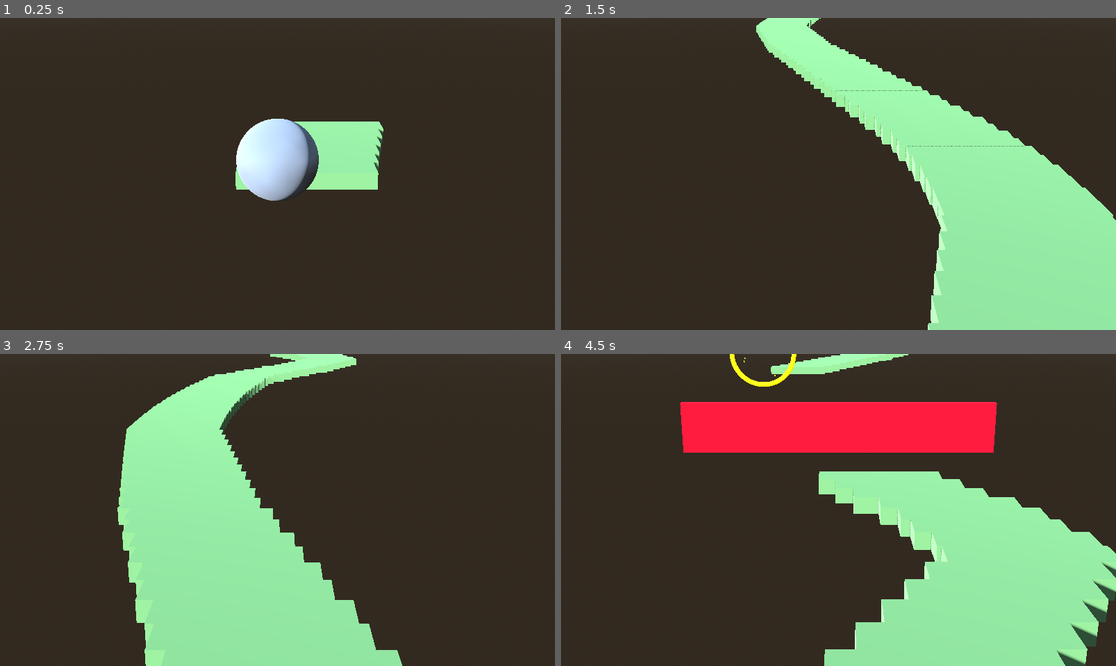
Above: before the commit, frames 1-4 (two rows, left to right).
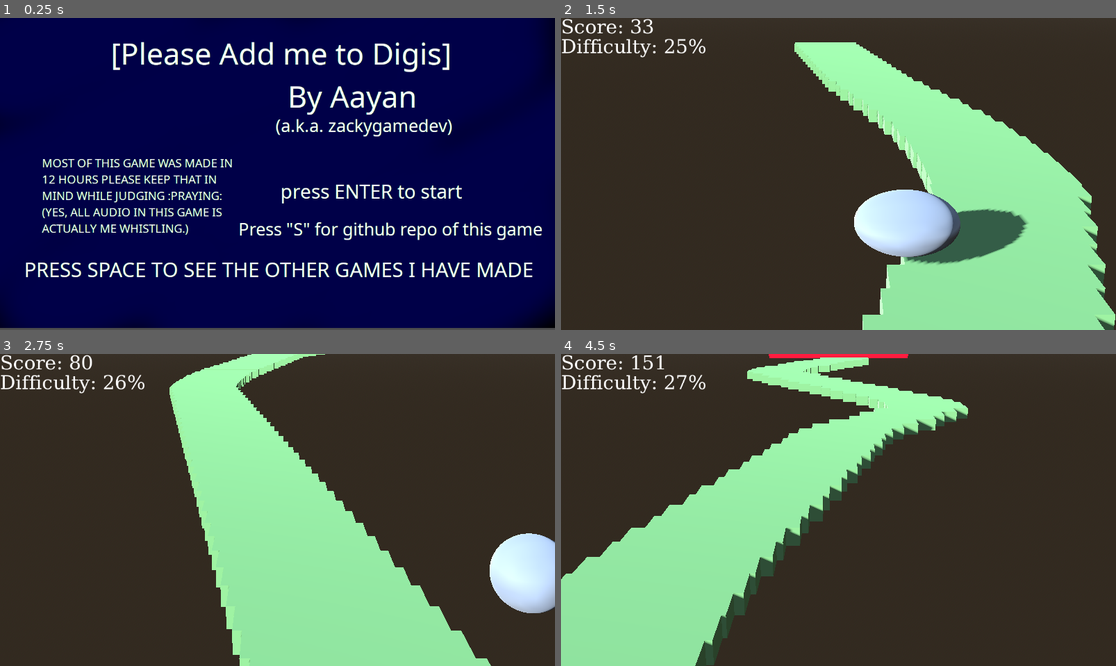
Above: after the commit, the same moments.

Repository: ZackyGameDev/iWannaBeInDigisPLEASE
Game: Godot game, scene res://rooms/title.tscn
Same seed, same stepped clock (60 frames per second), same inputs: the game is played once before the commit and once after it. Before the commit the project starts from res://rooms/level.tscn. Sound files missing from this copy of the repository are replaced by a short silence.
Inputs:
- Up to frame 1 (0.25 s): no input
- Up to frame 2 (1.5 s): tap Enter (enter, bound only after the commit) at 0.5, 0.6 s; hold Right (ui_right) 0.53-1.28 s; tap Space (ui_accept) at 0.77, 1.07 s; tap S (open_with_s, bound only after the commit) at 0.8, 1.35 s; hold Down (ui_down) from 1.28 s (still down)
- Up to frame 3 (2.75 s): tap Space (ui_accept) at 1.52, 1.55, 1.82, 2.1 s; release Down (ui_down) at 2.03 s; hold Right (ui_right) from 2.03 s (still down); tap Enter (enter, bound only after the commit) at 2.3 s
- Up to frame 4 (4.5 s): release Right (ui_right) at 2.78 s; hold Up (ui_up) 2.78-3.53 s; tap Enter (enter, bound only after the commit) at 2.85, 4.35 s; tap Space (ui_accept) at 3.02, 3.32, 3.77, 3.8, 4.07 s; tap S (open_with_s, bound only after the commit) at 3.05, 3.6 s; hold Left (ui_left) from 3.53 s (still down)

The runs differ from the first frame. In frame 1, 100% of the frame differs, in the area x 0-100%, y 0-100%; in frame 2, 13%; in frame 3, 28%; in frame 4, 54%.

Commit message:
its over i think maybe finally

Diff:
--- a/objects/ring.tscn
+++ b/objects/ring.tscn
@@ -1,6 +1,7 @@
-[gd_scene load_steps=11 format=3 uid="uid://bns7s72w87pmv"]
+[gd_scene load_steps=13 format=3 uid="uid://bns7s72w87pmv"]
 
 [ext_resource type="Script" uid="uid://dydfw3bpn7dsb" path="res://scripts/ring.gd" id="1_w5hb6"]
+[ext_resource type="AudioStream" uid="uid://dexeg4lhmmccl" path="res://ring.wav" id="2_ogjf3"]
 
 [sub_resource type="TorusMesh" id="TorusMesh_w5hb6"]
 inner_radius = 3.0
@@ -58,6 +59,9 @@
 material = SubResource("StandardMaterial3D_mdp2e")
 size = Vector3(0.2, 0.2, 0.1)
 
+[sub_resource type="Theme" id="Theme_w5hb6"]
+default_font_size = 75
+
 [node name="ring" type="Area3D"]
 script = ExtResource("1_w5hb6")
 
@@ -87,4 +91,16 @@
 process_material = SubResource("ParticleProcessMaterial_ogjf3")
 draw_pass_1 = SubResource("PrismMesh_ogjf3")
 
+[node name="text" type="RichTextLabel" parent="."]
+offset_top = -128.0
+offset_right = 1152.0
+offset_bottom = 520.0
+theme = SubResource("Theme_w5hb6")
+theme_override_colors/default_color = Color(0.988235, 1, 0.278431, 1)
+horizontal_alignment = 1
+vertical_alignment = 1
+
+[node name="collectsound" type="AudioStreamPlayer3D" parent="."]
+stream = ExtResource("2_ogjf3")
+
 [connection signal="body_entered" from="." to="." method="_on_body_entered"]
--- a/project.godot
+++ b/project.godot
@@ -11,9 +11,28 @@
 [application]
 
 config/name="IwannabeinDigisPLEASE"
-run/main_scene="uid://6o4cvj6c04bo"
+run/main_scene="uid://dvxwyl7lkeu35"
 config/features=PackedStringArray("4.4", "GL Compatibility")
 config/icon="res://icon.svg"
+
+[input]
+
+ui_accept={
+"deadzone": 0.5,
+"events": [Object(InputEventKey,"resource_local_to_scene":false,"resource_name":"","device":0,"window_id":0,"alt_pressed":false,"shift_pressed":false,"ctrl_pressed":false,"meta_pressed":false,"pressed":false,"keycode":32,"physical_keycode":0,"key_label":0,"unicode":32,"location":0,"echo":false,"script":null)
+]
+}
+open_with_s={
+"deadzone": 0.2,
+"events": [Object(InputEventKey,"resource_local_to_scene":false,"resource_name":"","device":0,"window_id":0,"alt_pressed":false,"shift_pressed":false,"ctrl_pressed":false,"meta_pressed":false,"pressed":false,"keycode":0,"physical_keycode":83,"key_label":0,"unicode":0,"location":0,"echo":false,"script":null)
+]
+}
+enter={
+"deadzone": 0.2,
+"events": [Object(InputEventKey,"resource_local_to_scene":false,"resource_name":"","device":-1,"window_id":0,"alt_pressed":false,"shift_pressed":false,"ctrl_pressed":false,"meta_pressed":false,"pressed":false,"keycode":0,"physical_keycode":4194309,"key_label":0,"unicode":0,"location":0,"echo":false,"script":null)
+, Object(InputEventKey,"resource_local_to_scene":false,"resource_name":"","device":0,"window_id":0,"alt_pressed":false,"shift_pressed":false,"ctrl_pressed":false,"meta_pressed":false,"pressed":false,"keycode":0,"physical_keycode":4194310,"key_label":0,"unicode":0,"location":0,"echo":false,"script":null)
+]
+}
 
 [rendering]
 
--- /dev/null
+++ b/rooms/controls.gd
@@ -0,0 +1,5 @@
+extends Node3D
+
+func _process(delta):
+	if Input.is_action_just_pressed("enter"):
+		get_tree().change_scene_to_file("res://rooms/level.tscn")
--- /dev/null
+++ b/rooms/controls.tscn
@@ -0,0 +1,22 @@
+[gd_scene load_steps=4 format=3 uid="uid://7ctkpbvluda1"]
+
+[ext_resource type="Script" uid="uid://di0ygdo5c1dia" path="res://rooms/controls.gd" id="1_fxs52"]
+[ext_resource type="Texture2D" uid="uid://cjwhf6uijbsi3" path="res://controls.png" id="2_16wws"]
+
+[sub_resource type="Theme" id="Theme_4nd33"]
+default_font_size = 55
+
+[node name="controls" type="Node3D"]
+script = ExtResource("1_fxs52")
+
+[node name="Controls" type="Sprite2D" parent="."]
+position = Vector2(576, 328)
+texture = ExtResource("2_16wws")
+
+[node name="RichTextLabel" type="RichTextLabel" parent="."]
+offset_left = 736.0
+offset_top = 552.0
+offset_right = 1360.0
+offset_bottom = 824.0
+theme = SubResource("Theme_4nd33")
+text = "Press ENTER"
--- a/rooms/level.tscn
+++ b/rooms/level.tscn
@@ -1,13 +1,93 @@
-[gd_scene load_steps=10 format=3 uid="uid://6o4cvj6c04bo"]
+[gd_scene load_steps=14 format=3 uid="uid://6o4cvj6c04bo"]
 
 [ext_resource type="PackedScene" uid="uid://cb812vmq8ibn1" path="res://scene/player.tscn" id="1_4ve75"]
 [ext_resource type="Shape3D" uid="uid://begxx5rv4gkgl" path="res://mesh/floor.tres" id="2_hx7to"]
 [ext_resource type="Script" uid="uid://dvyusg2f24c1t" path="res://rooms/world.gd" id="3_dg3qb"]
 [ext_resource type="PackedScene" uid="uid://dnbarwxw3siyp" path="res://scene/generator.tscn" id="3_tibj6"]
 [ext_resource type="PackedScene" uid="uid://bgfkfn62rfwdk" path="res://objects/floor.tscn" id="4_tibj6"]
+[ext_resource type="AudioStream" uid="uid://cw54unloexnxf" path="res://titlefinal.wav" id="6_x0uc3"]
 
 [sub_resource type="BoxMesh" id="BoxMesh_4ve75"]
 size = Vector3(25, 50, 200)
+
+[sub_resource type="FontFile" id="FontFile_dg3qb"]
+cache/0/16/0/ascent = 0.0
+cache/0/16/0/descent = 0.0
+cache/0/16/0/underline_position = 0.0
+cache/0/16/0/underline_thickness = 0.0
+cache/0/16/0/scale = 1.0
+cache/0/30/0/ascent = 0.0
+cache/0/30/0/descent = 0.0
+cache/0/30/0/underline_position = 0.0
+cache/0/30/0/underline_thickness = 0.0
+cache/0/30/0/scale = 1.0
+cache/0/85/0/ascent = 0.0
+cache/0/85/0/descent = 0.0
+cache/0/85/0/underline_position = 0.0
+cache/0/85/0/underline_thickness = 0.0
+cache/0/85/0/scale = 1.0
+cache/0/215/0/ascent = 0.0
+cache/0/215/0/descent = 0.0
+cache/0/215/0/underline_position = 0.0
+cache/0/215/0/underline_thickness = 0.0
+cache/0/215/0/scale = 1.0
+cache/0/495/0/ascent = 0.0
+cache/0/495/0/descent = 0.0
+cache/0/495/0/underline_position = 0.0
+cache/0/495/0/underline_thickness = 0.0
+cache/0/495/0/scale = 1.0
+cache/0/485/0/ascent = 0.0
+cache/0/485/0/descent = 0.0
+cache/0/485/0/underline_position = 0.0
+cache/0/485/0/underline_thickness = 0.0
+cache/0/485/0/scale = 1.0
+cache/0/340/0/ascent = 0.0
+cache/0/340/0/descent = 0.0
+cache/0/340/0/underline_position = 0.0
+cache/0/340/0/underline_thickness = 0.0
+cache/0/340/0/scale = 1.0
+cache/0/140/0/ascent = 0.0
+cache/0/140/0/descent = 0.0
+cache/0/140/0/underline_position = 0.0
+cache/0/140/0/underline_thickness = 0.0
+cache/0/140/0/scale = 1.0
+cache/0/90/0/ascent = 0.0
+cache/0/90/0/descent = 0.0
+cache/0/90/0/underline_position = 0.0
+cache/0/90/0/underline_thickness = 0.0
+cache/0/90/0/scale = 1.0
+cache/0/45/0/ascent = 0.0
+cache/0/45/0/descent = 0.0
+cache/0/45/0/underline_position = 0.0
+cache/0/45/0/underline_thickness = 0.0
+cache/0/45/0/scale = 1.0
+cache/0/40/0/ascent = 0.0
+cache/0/40/0/descent = 0.0
+cache/0/40/0/underline_position = 0.0
+cache/0/40/0/underline_thickness = 0.0
+cache/0/40/0/scale = 1.0
+cache/0/35/0/ascent = 0.0
+cache/0/35/0/descent = 0.0
+cache/0/35/0/underline_position = 0.0
+cache/0/35/0/underline_thickness = 0.0
+cache/0/35/0/scale = 1.0
+cache/0/65/0/ascent = 0.0
+cache/0/65/0/descent = 0.0
+cache/0/65/0/underline_position = 0.0
+cache/0/65/0/underline_thickness = 0.0
+cache/0/65/0/scale = 1.0
+cache/0/80/0/ascent = 0.0
+cache/0/80/0/descent = 0.0
+cache/0/80/0/underline_position = 0.0
+cache/0/80/0/underline_thickness = 0.0
+cache/0/80/0/scale = 1.0
+
+[sub_resource type="Theme" id="Theme_x0uc3"]
+default_font = SubResource("FontFile_dg3qb")
+default_font_size = 40
+
+[sub_resource type="Theme" id="Theme_ar4t0"]
+default_font_size = 80
 
 [sub_resource type="ProceduralSkyMaterial" id="ProceduralSkyMaterial_dg3qb"]
 
@@ -25,7 +105,7 @@
 fov = 25.0
 
 [node name="ball" parent="." instance=ExtResource("1_4ve75")]
-transform = Transform3D(0.8, 0, 0, 0, 0.8, 0, 0, 0, 0.8, 0, 6.86941, 7.90832)
+transform = Transform3D(0.8, 0, 0, 0, 0.8, 0, 0, 0, 0.8, 0, 4.34647, 7.90832)
 
 [node name="DirectionalLight3D" type="DirectionalLight3D" parent="."]
 transform = Transform3D(0.427199, -0.592908, -0.682614, 0.903699, 0.255956, 0.343241, -0.0287914, -0.763509, 0.645155, -1.09841, 18.547, 0)
@@ -48,10 +128,26 @@
 script = ExtResource("3_dg3qb")
 
 [node name="generator" parent="world" instance=ExtResource("3_tibj6")]
-transform = Transform3D(0.64, 0, 0, 0, 0.64, 0, 0, 0, 0.64, 0, 3.05493, -42.0965)
+transform = Transform3D(0.64, 0, 0, 0, 0.64, 0, 0, 0, 0.64, 0, 2.5, -42.097)
 
 [node name="floor" parent="world" instance=ExtResource("4_tibj6")]
-transform = Transform3D(1, 0, 0, 0, 1, 0, 0, 0, 1, 0, 0, 79.153)
+transform = Transform3D(1, 0, 0, 0, 1, 0, 0, 0, 1, 0, 0, 82.8603)
+
+[node name="scoreboard" type="RichTextLabel" parent="world"]
+offset_right = 313.0
+offset_bottom = 150.0
+theme = SubResource("Theme_x0uc3")
+text = "Score:"
+
+[node name="gameovertext" type="RichTextLabel" parent="world"]
+offset_right = 1152.0
+offset_bottom = 648.0
+theme = SubResource("Theme_ar4t0")
+horizontal_alignment = 1
+vertical_alignment = 1
+
+[node name="bgm" type="AudioStreamPlayer2D" parent="world"]
+stream = ExtResource("6_x0uc3")
 
 [node name="OmniLight3D" type="OmniLight3D" parent="."]
 transform = Transform3D(1, 0, 0, 0, 1, 0, 0, 0, 1, 0, 18.4857, 0)
--- /dev/null
+++ b/rooms/title.gd
@@ -0,0 +1,9 @@
+extends Node3D
+
+func _process(delta):
+	if Input.is_action_just_pressed("ui_accept"): # usually space/enter
+		OS.shell_open("https://zackygamedev.itch.io")
+	if Input.is_action_just_pressed("open_with_s"):
+		OS.shell_open("https://github.com/ZackyGameDev/iWannaBeInDigisPLEASE")
+	if Input.is_action_just_pressed("enter"):
+		get_tree().change_scene_to_file("res://rooms/controls.tscn")
--- /dev/null
+++ b/rooms/title.tscn
@@ -0,0 +1,16 @@
+[gd_scene load_steps=4 format=3 uid="uid://dvxwyl7lkeu35"]
+
+[ext_resource type="Texture2D" uid="uid://1e2jftn2kwa6" path="res://title.png" id="1_bnmwx"]
+[ext_resource type="Script" uid="uid://bkb2r0p5ex3g5" path="res://rooms/title.gd" id="1_oklq0"]
+[ext_resource type="AudioStream" uid="uid://cw76akwrnivih" path="res://tension.wav" id="3_sqsk4"]
+
+[node name="Title" type="Node3D"]
+script = ExtResource("1_oklq0")
+
+[node name="Title" type="Sprite2D" parent="."]
+position = Vector2(576, 320)
+texture = ExtResource("1_bnmwx")
+
+[node name="titleaudio" type="AudioStreamPlayer2D" parent="."]
+stream = ExtResource("3_sqsk4")
+autoplay = true
--- a/rooms/world.gd
+++ b/rooms/world.gd
@@ -3,12 +3,30 @@
 var scroll_speed = initial_scroll_speed
 @export var max_scroll_speed = 2
 var player_dash_bonus = 0
+var score = 0
+var gameover = false
+
+func _ready():
+	$bgm.play()
+
+func game_over():
+	$bgm.stop()
+	$gameovertext.text = "Game Over!\n" + "Final Score: " + str(int(score)) + "\n(Press enter)"
+	gameover = true
 
 func _physics_process(delta: float) -> void:
-	scroll_speed += (max_scroll_speed - initial_scroll_speed) / 2000
+	if (gameover):
+		$scoreboard.text = ""
+		if Input.is_action_just_pressed("enter"):
+			get_tree().change_scene_to_file("res://rooms/title.tscn")
+		return
+	scroll_speed += (max_scroll_speed - initial_scroll_speed) / 8000
+	score += scroll_speed + player_dash_bonus
 	if scroll_speed > max_scroll_speed:
 		scroll_speed = max_scroll_speed
 	for child in get_children():
 		#if not child is CharacterBody3D:
 		# dash bonus is set directly by player.gd
-		child.position.z += scroll_speed + player_dash_bonus
+		if child is Node3D:
+			child.position.z += scroll_speed + player_dash_bonus
+	$scoreboard.text = "Score: " + str(int(score)) + "\nDifficulty: " + str(int((scroll_speed/max_scroll_speed)*100)) + "%"
--- a/scene/player.tscn
+++ b/scene/player.tscn
@@ -1,6 +1,10 @@
-[gd_scene load_steps=9 format=3 uid="uid://cb812vmq8ibn1"]
+[gd_scene load_steps=13 format=3 uid="uid://cb812vmq8ibn1"]
 
 [ext_resource type="Script" uid="uid://chudnco4jb34f" path="res://scripts/player.gd" id="1_xo3ru"]
+[ext_resource type="AudioStream" uid="uid://b4px3jfci8oxu" path="res://dash.wav" id="2_ct4mp"]
+[ext_resource type="AudioStream" uid="uid://buepm3h8rs1dj" path="res://jump.wav" id="3_s4jxa"]
+[ext_resource type="AudioStream" uid="uid://bdmp2mhm71ghf" path="res://floor.wav" id="4_oh5ij"]
+[ext_resource type="AudioStream" uid="uid://b8pqb171rwv3s" path="res://over.wav" id="5_s4jxa"]
 
 [sub_resource type="SphereShape3D" id="SphereShape3D_xo3ru"]
 radius = 2.0
@@ -71,3 +75,17 @@
 fixed_fps = 60
 process_material = SubResource("ParticleProcessMaterial_hjaqi")
 draw_pass_1 = SubResource("CylinderMesh_fvtld")
+
+[node name="dash" type="AudioStreamPlayer2D" parent="."]
+stream = ExtResource("2_ct4mp")
+
+[node name="jump" type="AudioStreamPlayer2D" parent="."]
+stream = ExtResource("3_s4jxa")
+
+[node name="floor" type="AudioStreamPlayer2D" parent="."]
+stream = ExtResource("4_oh5ij")
+
+[node name="over" type="AudioStreamPlayer2D" parent="."]
+stream = ExtResource("5_s4jxa")
+
+[connection signal="finished" from="over" to="." method="_on_over_finished"]
--- a/scripts/generator.gd
+++ b/scripts/generator.gd
@@ -13,7 +13,7 @@
 
 # THATS RIGHT BABY ITS TIME TO MAKE A GENERAAAAAAAAAATOR
 @export var x_limit = 9.0
-@export var default_decision_cooldown = 30
+@export var default_decision_cooldown = 40
 var decision_cooldown = 20
 @export var jump_chance = 0.2
 @export var dash_chance_midair = 0.5
--- a/scripts/player.gd
+++ b/scripts/player.gd
@@ -38,6 +38,13 @@
 	return dash_stamina < dash_time*5/6
 
 func _physics_process(delta) -> void:
+
+	# game over
+	if position.y < -10:
+		if not ($over.playing):
+			world.get_node("bgm").stop()
+			$over.play()
+
 	jparticle_countdown -= 1
 	if jparticle_countdown < 0:
 		jparticle_countdown = 0
@@ -82,12 +89,14 @@
 		$collision/visual.scale = Vector3(0.7, 1.5, 0.7)
 		$jumpparticles.emitting = true
 		jparticle_countdown = 10
+		$jump.play()
 
 	velocity.y -= gravity * delta
 	# dash
 	if Input.is_action_just_pressed("ui_accept"):
 		if (can_dash()):
 			dash_stamina = 0;
+			$dash.play()
 	behave_dash()
 
 	pvsp = abs(velocity.y)
@@ -96,3 +105,10 @@
 		if (pvsp > 1):
 			if (pvsp > 20): pvsp = 20
 			$collision/visual.scale = Vector3(1.6, 0.5, 1.6) * pvsp/20
+			$floor.play()
+
+
+
+func _on_over_finished() -> void:
+	world.game_over()
+	queue_free()
--- a/scripts/ring.gd
+++ b/scripts/ring.gd
@@ -1,18 +1,25 @@
 extends Area3D
+
+var world: Node3D
+
+func _ready() -> void:
+	world = get_parent()
 
 
 func _on_body_entered(body: Node3D) -> void:
 	if (body.name == "ball"):
+		$collectsound.play()
+		$text.text = "+" + str(int(world.score * 0.1))
 		$collectparticles.emitting = true
 		var tween = create_tween()
 		tween.set_parallel(true)
-		tween.tween_property(self, "scale", Vector3(2, 2, 2), 0.1)
-		tween.tween_property($visual.material_override, "albedo_color:a", 0.0, 0.1)
+		tween.tween_property(self, "scale", Vector3(100, 100, 100), 3)
+		tween.tween_property($visual.material_override, "albedo_color:a", 0.0, 3)
 		tween.finished.connect(func(): queue_free())
 
 
 func _physics_process(delta: float) -> void:
-	if (global_position.z > 25):
+	if (global_position.z > 50):
 		# you serve ZERO PURPOSE
 		# you should kill yourself NOW
 		queue_free()
Binary file added: controls.png
Not shown, added: controls.png.import
Not shown, added: dash.wav.import
Not shown, added: export_presets.cfg
Not shown, added: floor.wav.import
Not shown, added: jump.wav.import
Not shown, added: over.wav.import
Not shown, added: ring.wav.import
Not shown, added: rooms/controls.gd.uid
Not shown, added: rooms/title.gd.uid
Not shown, added: tension.wav.import
Binary file added: title.png
(and 9 more such lines)
